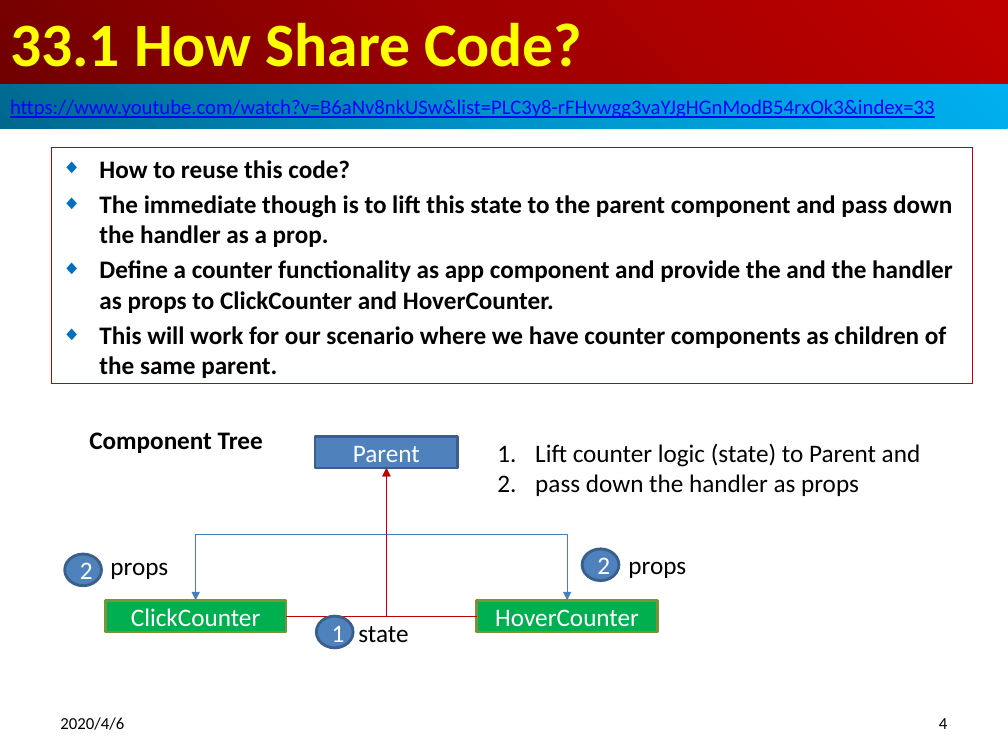
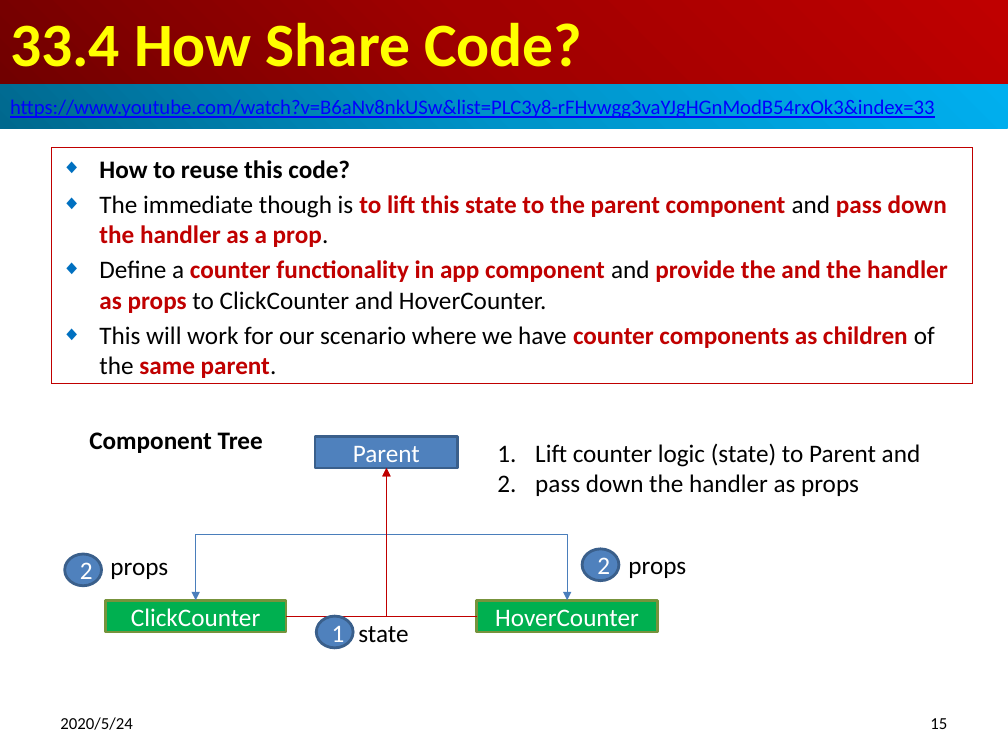
Before and after one commit to peterhchen/800-React-Hook, a slide deck: slide 15 of 33_HOC1.pptx (slide 4 before the commit). Drawn at 1008x756 pixels with LibreOffice and Linux fonts; fonts in the diff are those of the drawing. Boxes give left, top, right and bottom in pixels: in the first picture for what was removed or moved away, otherwise in the second. Text is boxed around its words. In the diff, an @@ line names an element or a change of style, - is before the commit and + after.

```diff
--- a/33_HOC1.pptx
+++ b/33_HOC1.pptx
@@ title at box(10, 22, 582, 67): text changed @@
-33.1 How Share Code?
+33.4 How Share Code?
@@ subtitle at box(99, 195, 947, 378): text colour #000000 to #C00000 in "to lift this state to the parent ...", "counter components as children same parent."; bold off in "The immediate though is and prop.", "This will work for our scenario where ..." @@
@@ subtitle at box(99, 260, 948, 313): text changed; text colour #000000 to #C00000 @@
-◆ Define a counter functionality as app component and provide the and the handler as props to ClickCounter and HoverCounter.
+◆ Define a counter functionality in app component and provide the and the handler as props to ClickCounter and HoverCounter.
@@ text at box(60, 717, 132, 730): text changed @@
-2020/4/6
+2020/5/24
@@ page number at box(930, 718, 947, 729): text changed @@
-4
+15
```
Also in this commit, not shown: 5 other slides changed, 13 slides added, 49 other files.
